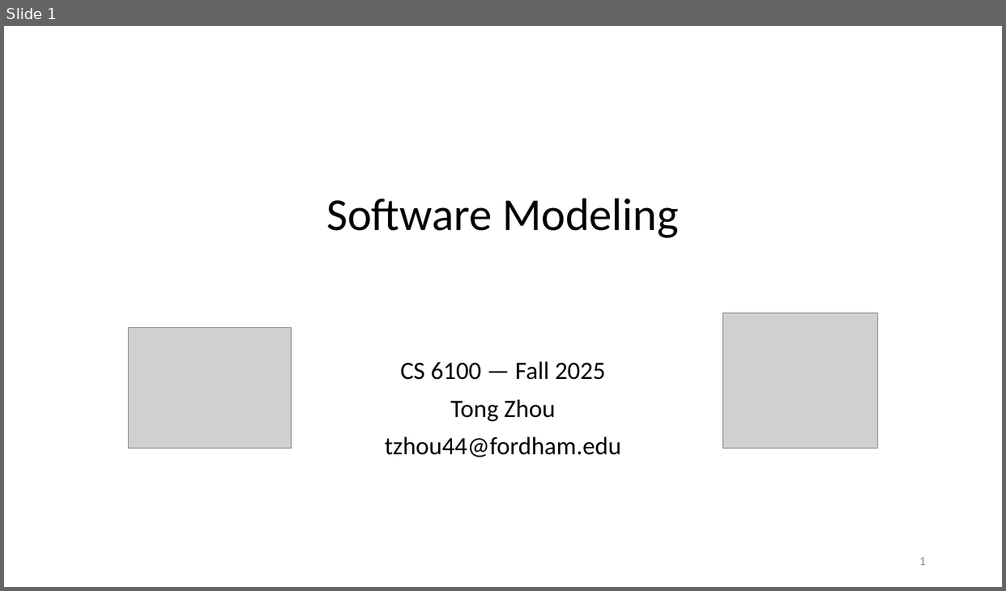
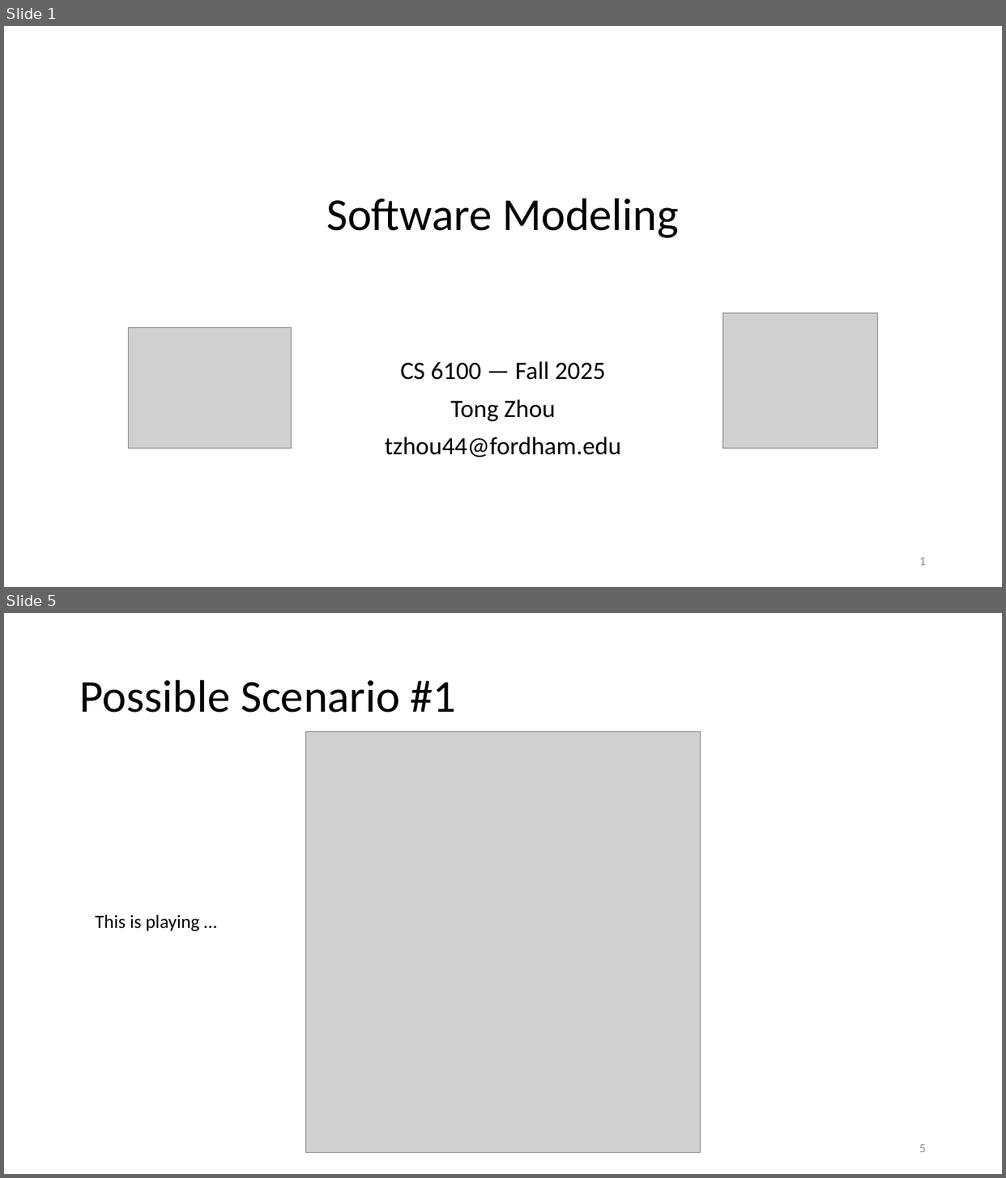
Before and after one commit to tongzhou80/cs6100, a slide deck: slides/Lecture3.pptx. Shown one above the other, each under a label of ours: slide 1 before the commit, slides 1 and 5 after it; the slides between them are not shown. The pictures are 1006x591 and 1006x1178 pixels, drawn with LibreOffice and Linux fonts; fonts in the diff are those of the drawing; grey boxes stand for pictures; background and template pictures are left out. Boxes give left, top, right and bottom in pixels: in the first picture for what was removed or moved away, otherwise in the second. Text is boxed around its words. In the diff, an @@ line names an element or a change of style, - is before the commit and + after.

```diff
--- a/slides/Lecture3.pptx
+++ b/slides/Lecture3.pptx
@@ slide 5 added at (4,613,1002,1174), background #FFFFFF @@
@@ title added at (80,679,457,713), 44 pt, text #000000 @@
+Possible Scenario #1
@@ picture added at (305,732,701,1153) @@
@@ text added at (95,915,200,931), 18 pt, text #000000 @@
+This is playing …
@@ page number added at (919,1144,926,1152), 12 pt, text #8C8C8C @@
+5
```
Also in this commit, not shown: 12 other slides added, 1 slide removed, 3 other files.
